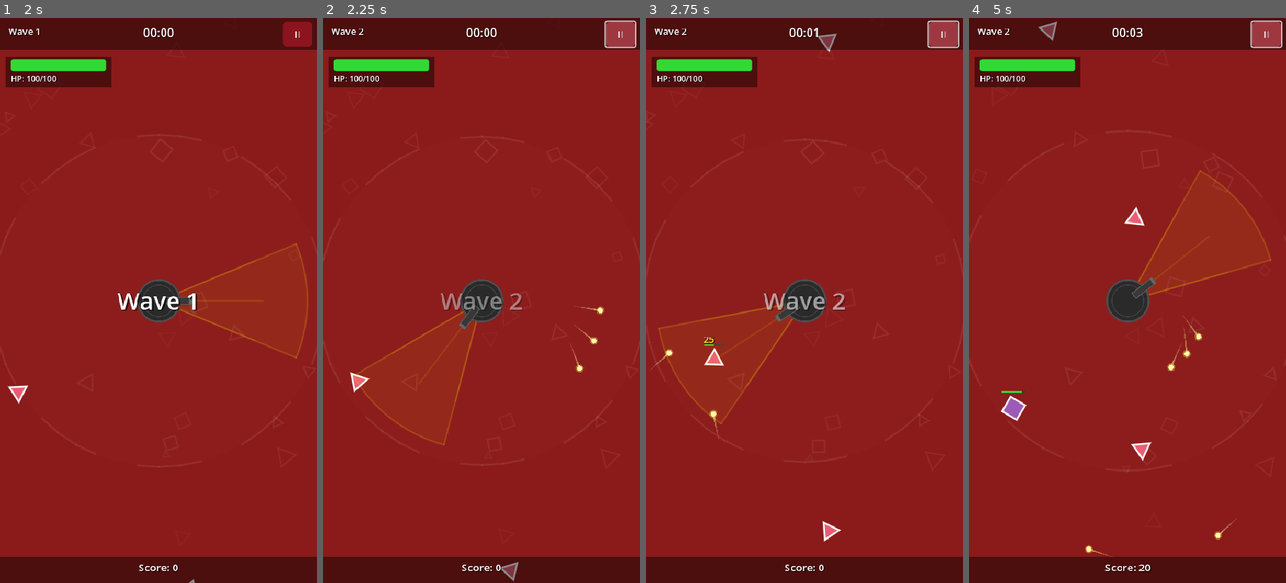
Above: before the commit, frames 1-4 (left to right).
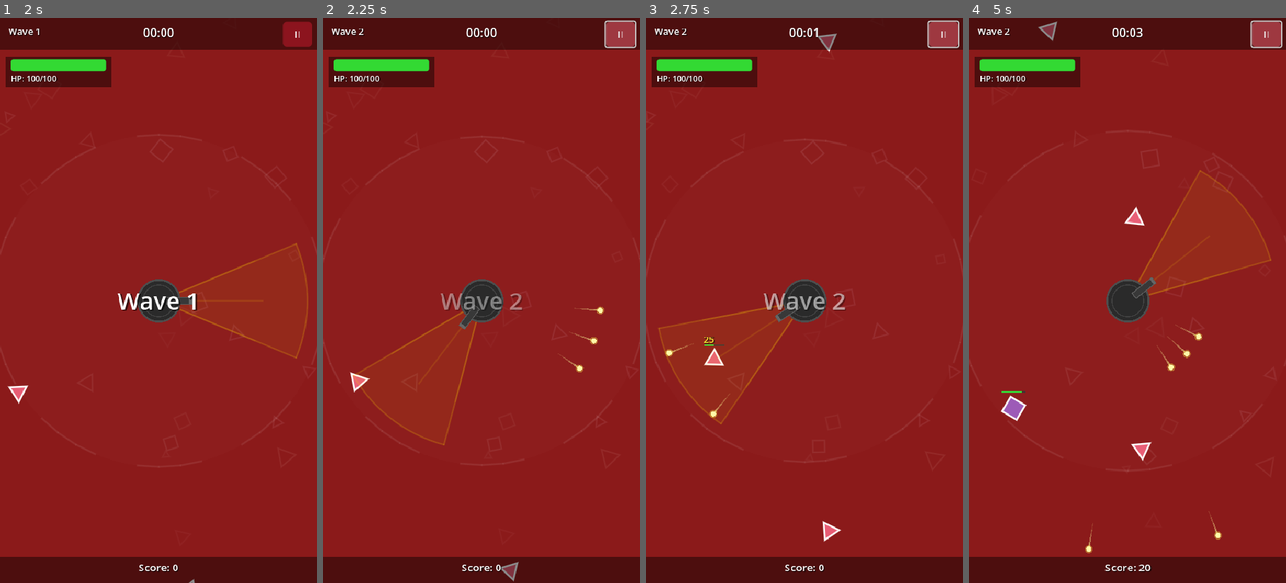
Above: after the commit, the same moments.

Repository: wangkaibo123/roguelike-tower-defense-godot
Game: Godot game, scene res://scenes/game.tscn
The game is run twice, just before and just after one commit, with the same random seed, the same clock (stepped at 60 frames per second) and the same inputs.
Inputs (mouse positions are in pixels of both pictures, inside the frame that each line leads up to):
- Up to frame 1 (2 s): click "II" at 0.5 s; click (63, 317) at 1.25 s
- Up to frame 2 (2.25 s): click "II" at 2 s
- Up to frame 3 (2.75 s): no input
- Up to frame 4 (5 s): click "II" at 2.75 s

Frame 1 is identical in both runs. In frame 2, less than 0.1% of the frame differs, in the area x 74-87%, y 51-62%; in frame 3, less than 0.1%; in frame 4, 0.2%, in the area x 37-85%, y 52-96%.

Commit message:
Fix bullet trail direction and upgrade UI infinite loop
- bullet.gd: Use to_local() instead of manual global_position subtraction
  for trail coordinates, fixing incorrect trail orientation caused by
  node rotation in local draw space
- game.gd: Add _waiting_for_next_wave flag to prevent _on_wave_complete()
  from re-triggering during the 0.8s transition between upgrade selection
  and next wave start

Diff:
--- a/scripts/bullet.gd
+++ b/scripts/bullet.gd
@@ -97,8 +97,8 @@
 			var t: float = float(i) / float(_trail_positions.size() - 1)
 			var col := Color(1.0, 1.0, 0.6, t * 0.6)
 			var width: float = lerpf(1.0, 3.0, t)
-			var from: Vector2 = _trail_positions[i] - global_position
-			var to: Vector2   = _trail_positions[i + 1] - global_position
+			var from: Vector2 = to_local(_trail_positions[i])
+			var to: Vector2   = to_local(_trail_positions[i + 1])
 			draw_line(from, to, col, width)
 
 	# Bright core.
--- a/scripts/game.gd
+++ b/scripts/game.gd
@@ -32,6 +32,7 @@
 var _spawn_timer: float = 0.0
 var _burst_counter: int = 0
 var _between_bursts: bool = false
+var _waiting_for_next_wave: bool = false
 
 
 ## Returns the current viewport size (adapts to window resize).
@@ -89,13 +90,14 @@
 
 	if _spawn_queue.size() > 0:
 		_process_spawning(delta)
-	elif enemies_alive <= 0 and enemies_to_spawn <= 0:
+	elif enemies_alive <= 0 and enemies_to_spawn <= 0 and not _waiting_for_next_wave:
 		_on_wave_complete()
 
 
 # --- Wave system ---
 
 func _start_next_wave() -> void:
+	_waiting_for_next_wave = false
 	wave_number += 1
 	var composition := _get_wave_composition(wave_number)
 
@@ -214,6 +216,7 @@
 
 
 func _on_wave_complete() -> void:
+	_waiting_for_next_wave = true
 	game_state = GameState.UPGRADING
 	await get_tree().create_timer(0.5).timeout
 	if game_state == GameState.UPGRADING:
